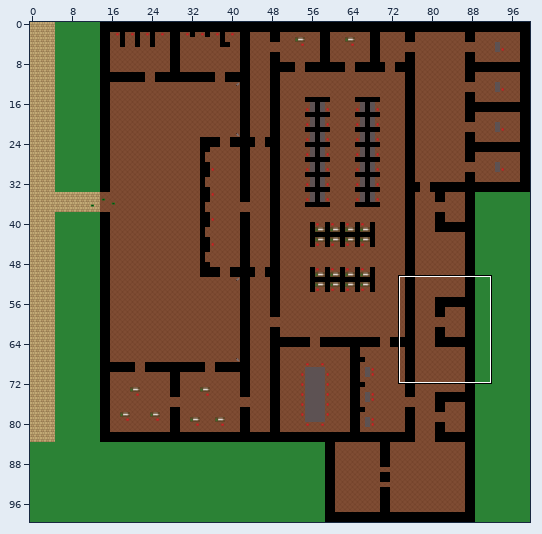
Level history. Tiled map: assets/map1.tmx. Above, an overview of the earlier version with the close-up marked.
Close-up. Before the commit:
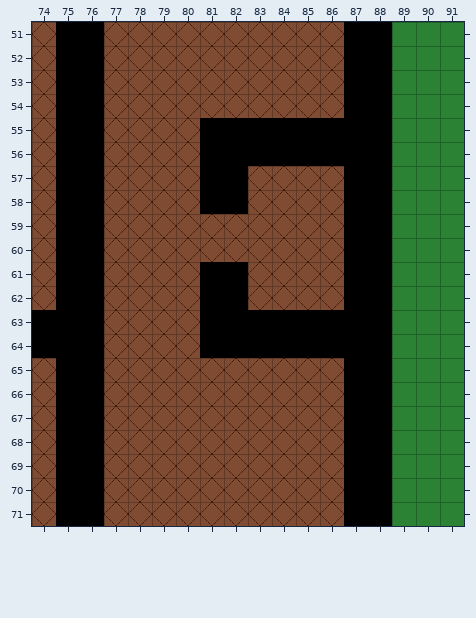
Cells are 32x32 px. Shown: x 74..91, y 51..71. The commit also changed other parts of the map, which this record leaves out.
Now the later version:
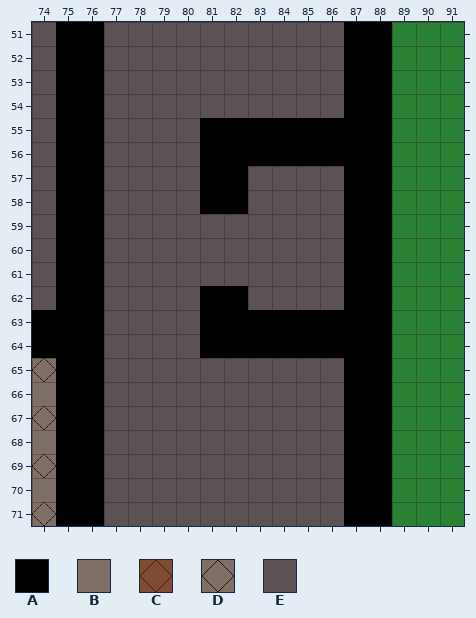
Key: from "terrain-assets": A 188, B 313, C 692, D 723, E 977.
_ is an empty cell, # one hidden under a higher layer.
The exact change:
Layer "Floor":
y 51..54: x 74 C -> E; x 77..86 CCCCCCCCCC -> EEEEEEEEEE
y 55..56: x 74 C -> E; x 77..80 CCCC -> EEEE
y 57..58: x 74 C -> E; x 77..80 CCCC -> EEEE; x 83..86 CCCC -> EEEE
y 59..60: x 74 C -> E; x 77..86 CCCCCCCCCC -> EEEEEEEEEE
y 61: x 74 C -> E; x 77..86 CCCC##CCCC -> EEEEEEEEEE
y 62: x 74 C -> E; x 77..80 CCCC -> EEEE; x 83..86 CCCC -> EEEE
y 63..64: x 77..80 CCCC -> EEEE
y 65: x 74 C -> D; x 77..86 CCCCCCCCCC -> EEEEEEEEEE
y 66: x 74 C -> B; x 77..86 CCCCCCCCCC -> EEEEEEEEEE
y 67: x 74 C -> D; x 77..86 CCCCCCCCCC -> EEEEEEEEEE
y 68: x 74 C -> B; x 77..86 CCCCCCCCCC -> EEEEEEEEEE
y 69: x 74 C -> D; x 77..86 CCCCCCCCCC -> EEEEEEEEEE
y 70: x 74 C -> B; x 77..86 CCCCCCCCCC -> EEEEEEEEEE
y 71: x 74 C -> D; x 77..86 CCCCCCCCCC -> EEEEEEEEEE
Layer "WallsAccessories":
y 61: x 81..82 AA -> __
Boxes around the changes in both close-ups, in picture pixels (x1, y1, x2, y2):
changed: (32, 22, 56, 310)
changed: (104, 22, 344, 526)
changed: (32, 358, 56, 526)
